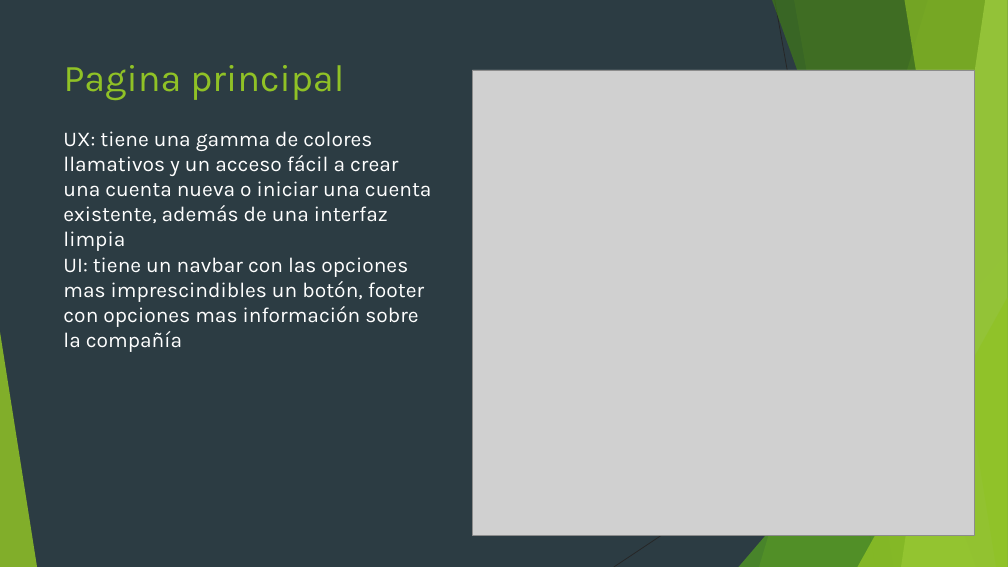
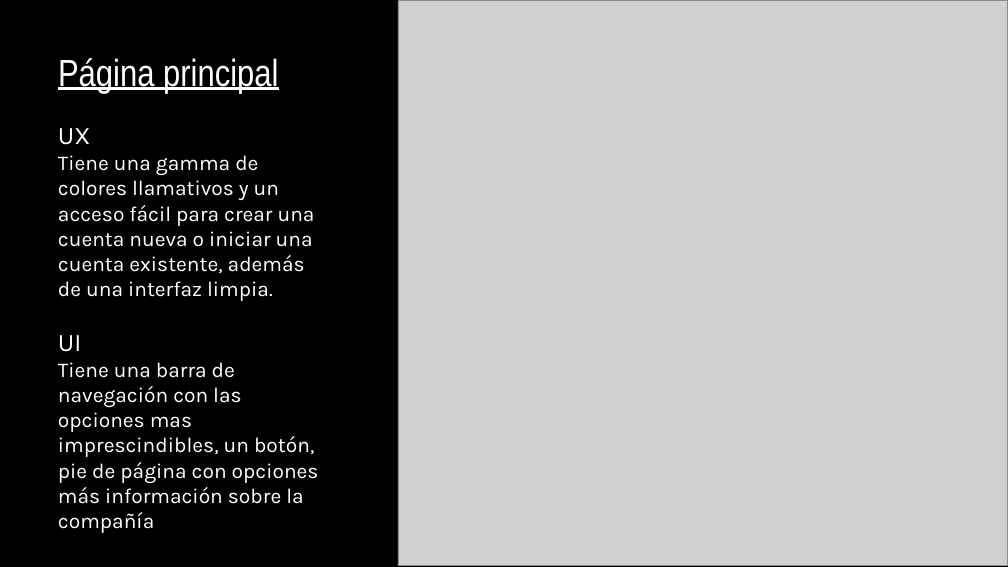
Before and after one commit to kiikedls/losjuanes, a slide deck: slide 2 of tarea/Spotify.pptx. Drawn at 1008x567 pixels with LibreOffice and Linux fonts; fonts in the diff are those of the drawing; grey boxes stand for pictures; background and template pictures are left out. Boxes give left, top, right and bottom in pixels: in the first picture for what was removed or moved away, otherwise in the second. Text is boxed around its words. In the diff, an @@ line names an element or a change of style, - is before the commit and + after.

```diff
--- a/tarea/Spotify.pptx
+++ b/tarea/Spotify.pptx
@@ background #2C3C43 to picture (left out) @@
@@ picture: place and size @@
-picture at (473, 70, 975, 535)
+picture at (398, 1, 1007, 566)
@@ title at (58, 58, 278, 93): text changed; font Karla to Arial Narrow; text colour #90C226 to #FFFFFF @@
-Pagina principal
+Página principal
@@ text at (58, 128, 319, 504): text changed @@
-UX: tiene una gamma de colores llamativos y un acceso fácil a crear una cuenta nueva o iniciar una cuenta existente, además de una interfaz limpia
-UI: tiene un navbar con las opciones mas imprescindibles un botón, footer con opciones mas información sobre la compañía
+UX
+Tiene una gamma de colores llamativos y un acceso fácil para crear una cuenta nueva o iniciar una cuenta existente, además de una interfaz limpia.
+UI
+Tiene una barra de navegación con las opciones mas imprescindibles, un botón, pie de página con opciones más información sobre la compañía
@@ group removed at (0, 0, 1008, 567): 5 freeform shapes, 3 triangles, 2 lines @@
```
Also in this commit, not shown: 6 other slides changed.
